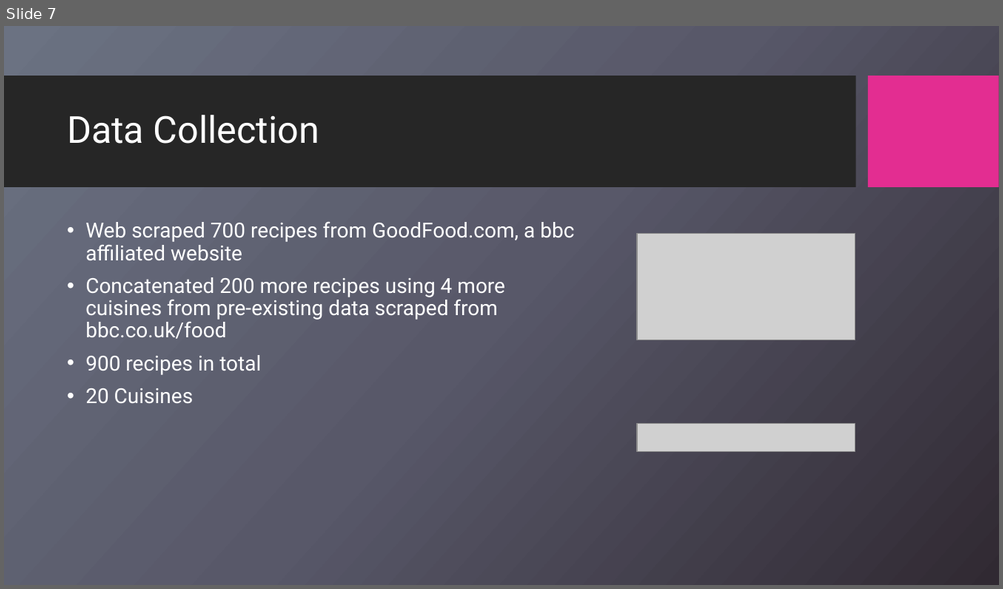
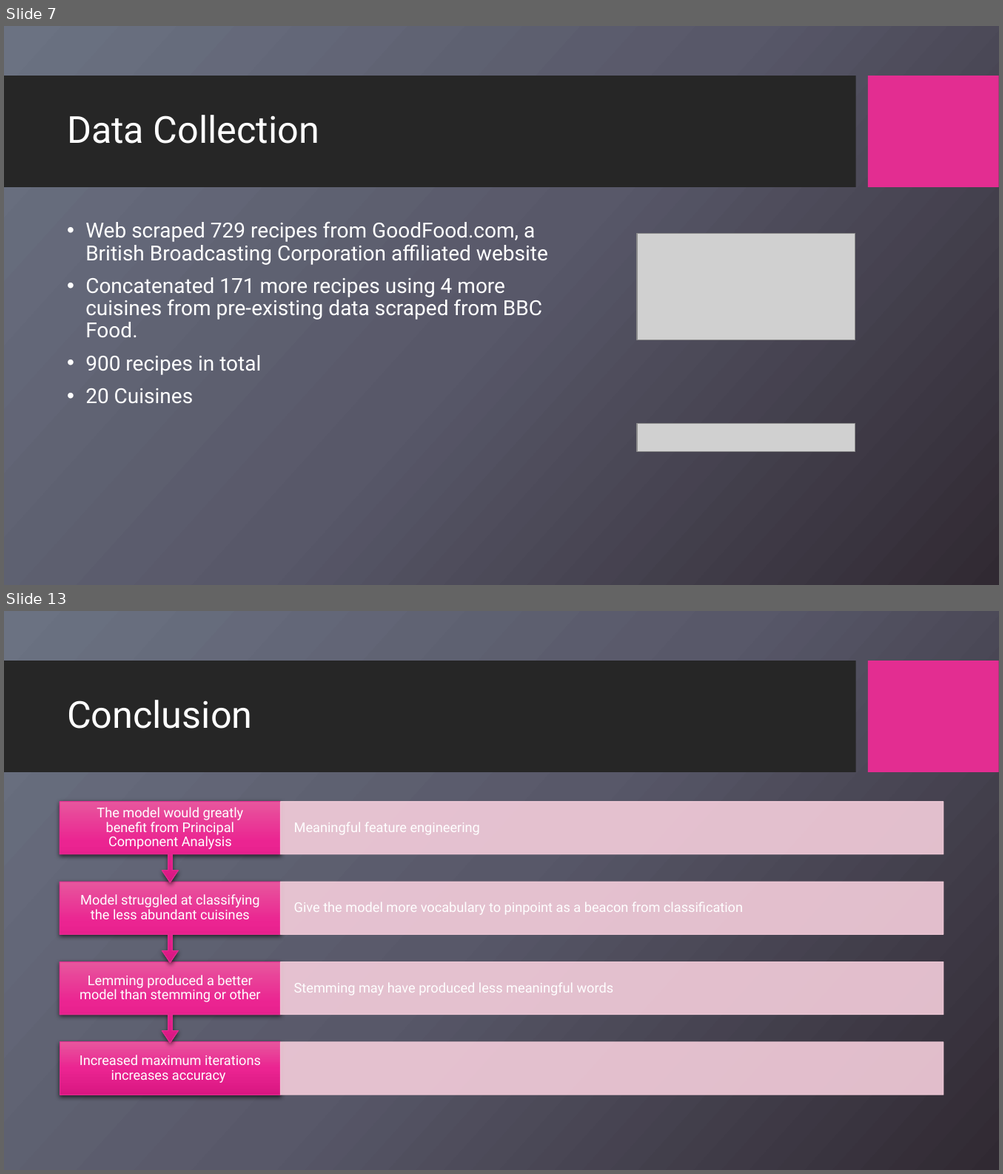
Before and after one commit to aamoeji04/Cuisine_Classification_Capstone, a slide deck: Cuisine_Classification.pptx. Shown one above the other, each under a label of ours: slide 7 before the commit, slides 7 and 13 after it; the slides between them are not shown. The pictures are 1003x589 and 1003x1174 pixels, drawn with LibreOffice and Linux fonts; fonts in the diff are those of the drawing; grey boxes stand for pictures; background and template pictures are left out. Boxes give left, top, right and bottom in pixels: in the first picture for what was removed or moved away, otherwise in the second. Text is boxed around its words. In the diff, an @@ line names an element or a change of style, - is before the commit and + after.

```diff
--- a/Cuisine_Classification.pptx
+++ b/Cuisine_Classification.pptx
@@ slide 13 added at box(4, 611, 999, 1170), background picture (left out); not listed: 2 template elements that a slide beside it also shows @@
@@ title added at box(67, 700, 252, 729), 36 pt, text #FFFFFF @@
+Conclusion
@@ group added at box(60, 802, 943, 1095): 7 texts, 5 rectangles, 3 up arrow callouts @@
+Increased maximum iterations increases accuracy
+Lemming produced a better model than stemming or other
+Stemming may have produced less meaningful words
+Model struggled at classifying the less abundant cuisines
+Give the model more vocabulary to pinpoint as a beacon from classification
+The model would greatly benefit from Principal Component Analysis
+Meaningful feature engineering
@@ slide 7 changed as well @@
@@ text at box(85, 221, 548, 338): text changed @@
-• Web scraped 700 recipes from GoodFood.com, a bbc affiliated website
-• Concatenated 200 more recipes using 4 more cuisines from pre-existing data scraped from bbc.co.uk/food
+• Web scraped 729 recipes from GoodFood.com, a British Broadcasting Corporation affiliated website
+• Concatenated 171 more recipes using 4 more cuisines from pre-existing data scraped from BBC Food.
```
Also in this commit, not shown: 9 other slides changed, 4 other slides added, 2 slides removed.
